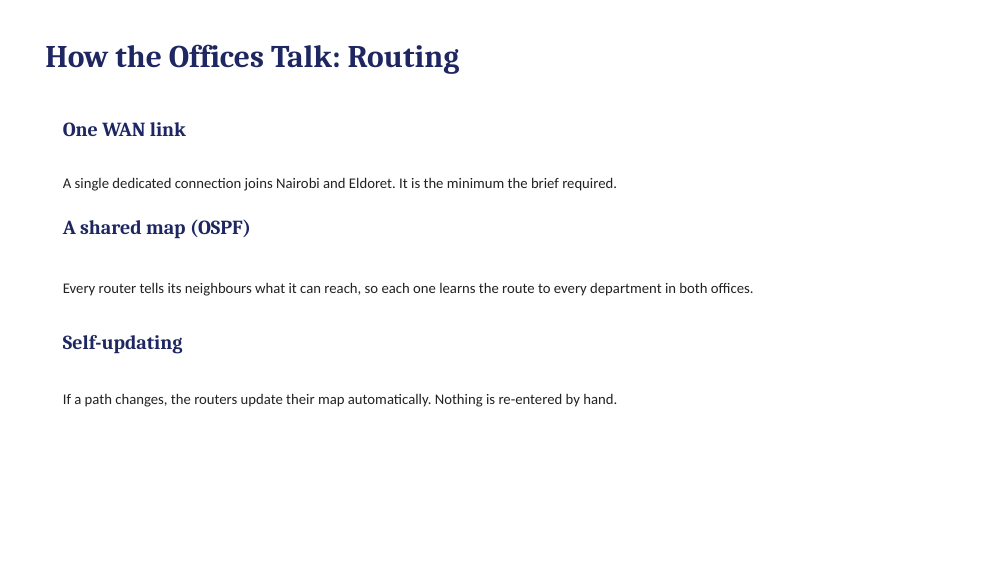
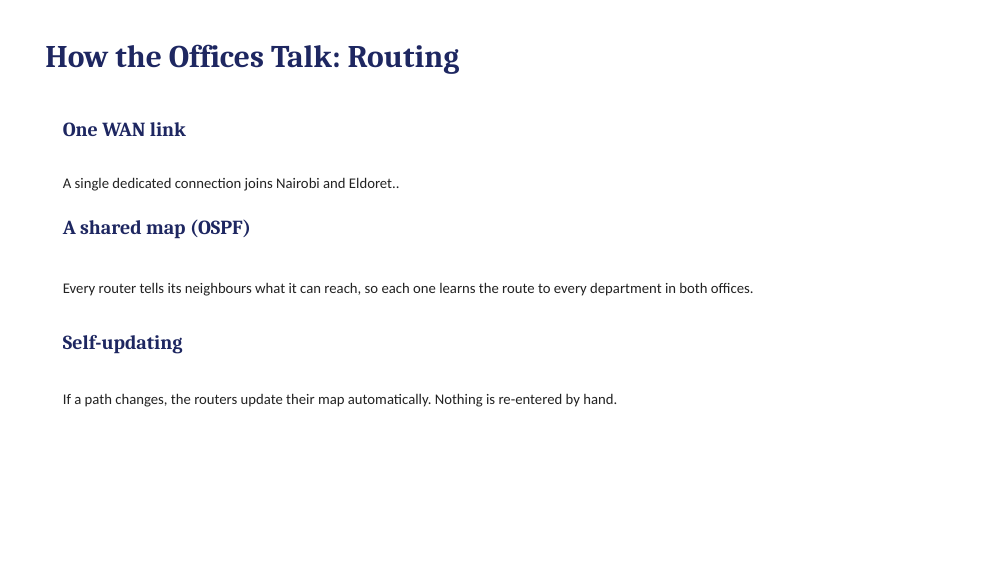
Before and after one commit to jeropannette/KIBET_ANNETTE_CCNA3PROJECT, a slide deck: slide 8 of KIBET_ANNETTE_CCNA3Project.pptx. Drawn at 1008x567 pixels with LibreOffice and Linux fonts; fonts in the diff are those of the drawing. Boxes give left, top, right and bottom in pixels: in the first picture for what was removed or moved away, otherwise in the second. Text is boxed around its words. In the diff, an @@ line names an element or a change of style, - is before the commit and + after.

```diff
--- a/KIBET_ANNETTE_CCNA3Project.pptx
+++ b/KIBET_ANNETTE_CCNA3Project.pptx
@@ text at (x1=63, y1=177, x2=400, y2=191): text changed @@
-A single dedicated connection joins Nairobi and Eldoret. It is the minimum the brief required.
+A single dedicated connection joins Nairobi and Eldoret..
```
